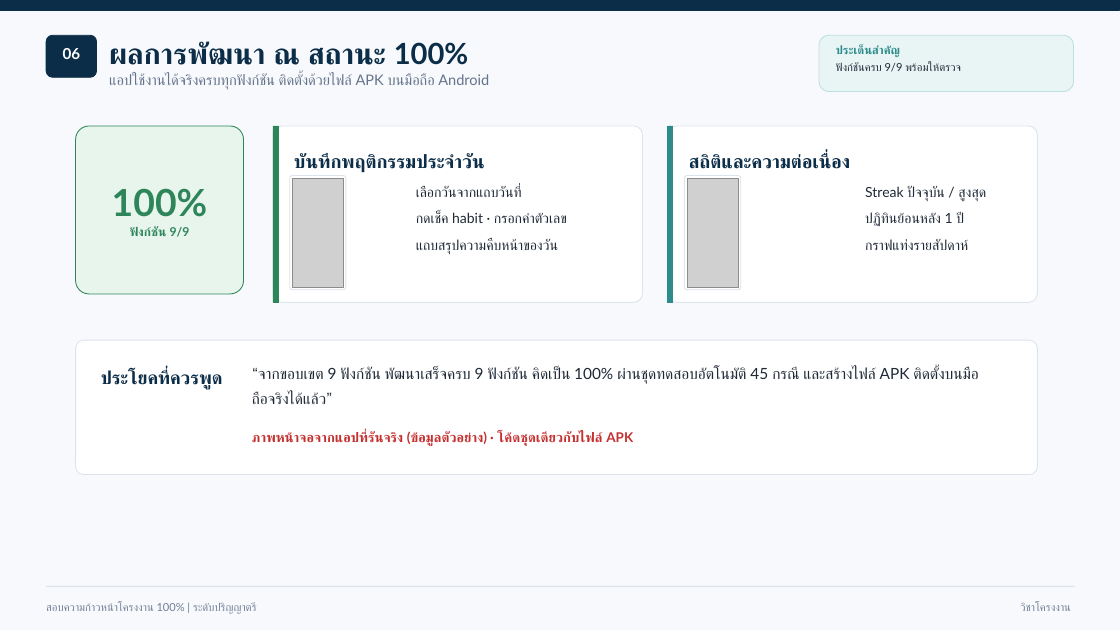
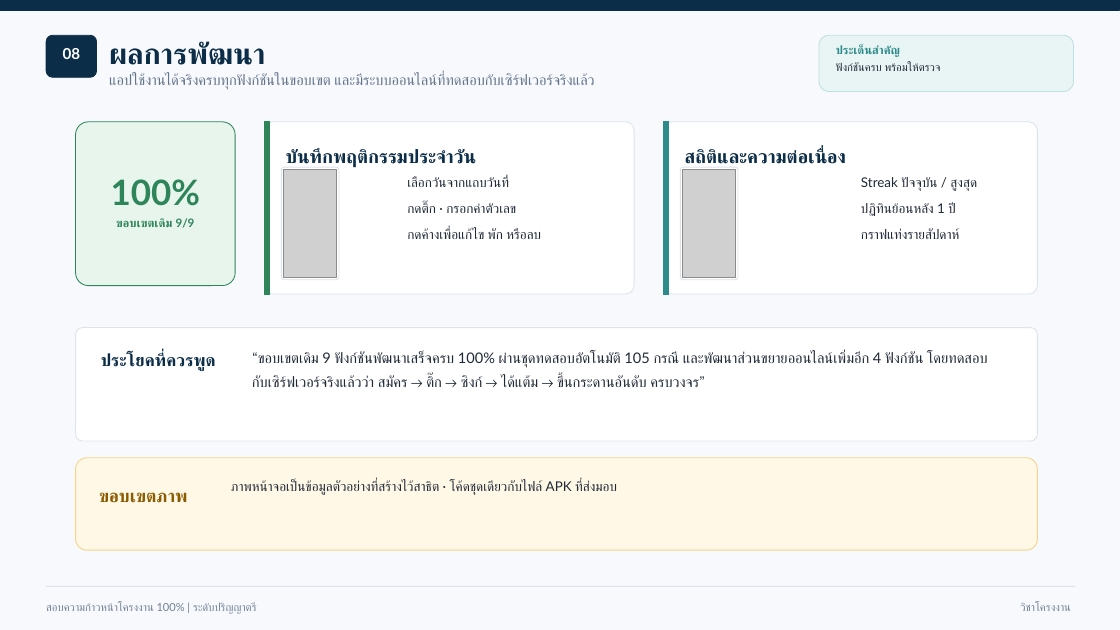
Before and after one commit to SuperMeteo/habit_tracker, a slide deck: slide 9 of docs/นำเสนอ100_HabitTracker.pptx (slide 7 before the commit). Drawn at 1120x630 pixels with LibreOffice and Linux fonts; fonts in the diff are those of the drawing; grey boxes stand for pictures. Boxes give left, top, right and bottom in pixels: in the first picture for what was removed or moved away, otherwise in the second. Text is boxed around its words. In the diff, an @@ line names an element or a change of style, - is before the commit and + after.

```diff
--- a/docs/นำเสนอ100_HabitTracker.pptx
+++ b/docs/นำเสนอ100_HabitTracker.pptx
@@ text at bbox=[63, 48, 81, 59]: text changed @@
-06
+08
@@ text at bbox=[109, 41, 265, 65]: text changed @@
-ผลการพัฒนา ณ สถานะ 100%
+ผลการพัฒนา
@@ text at bbox=[109, 73, 594, 90]: text changed @@
-แอปใช้งานได้จริงครบทุกฟังก์ชัน ติดตั้งด้วยไฟล์ APK บนมือถือ Android
+แอปใช้งานได้จริงครบทุกฟังก์ชันในขอบเขต และมีระบบออนไลน์ที่ทดสอบกับเซิร์ฟเวอร์จริงแล้ว
@@ text at bbox=[836, 63, 941, 71]: text changed @@
-ฟังก์ชันครบ 9/9 พร้อมให้ตรวจ
+ฟังก์ชันครบ พร้อมให้ตรวจ
@@ rounded rectangle: place and size @@
-rounded rectangle at bbox=[76, 126, 244, 294]
+rounded rectangle at bbox=[76, 122, 235, 286]
@@ rounded rectangle: place and size @@
-rounded rectangle at bbox=[273, 126, 643, 302]
+rounded rectangle at bbox=[265, 122, 634, 294]
@@ rectangle: place and size @@
-rectangle at bbox=[273, 126, 278, 302]
+rectangle at bbox=[265, 122, 270, 294]
@@ text "บันทึกพฤติกรรมประจำวัน": place and size @@
-text "บันทึกพฤติกรรมประจำวัน" at bbox=[294, 153, 485, 173]
+text "บันทึกพฤติกรรมประจำวัน" at bbox=[286, 149, 477, 168]
@@ rounded rectangle: place and size @@
-rounded rectangle at bbox=[668, 126, 1038, 302]
+rounded rectangle at bbox=[664, 122, 1038, 294]
@@ rectangle: place and size @@
-rectangle at bbox=[668, 126, 673, 302]
+rectangle at bbox=[664, 122, 669, 294]
@@ text "สถิติและความต่อเนื่อง": place and size @@
-text "สถิติและความต่อเนื่อง" at bbox=[689, 153, 850, 169]
+text "สถิติและความต่อเนื่อง" at bbox=[685, 149, 846, 164]
@@ text "100%": place and size @@
-text "100%" at bbox=[112, 188, 208, 217]
+text "100%" at bbox=[111, 179, 201, 206]
@@ text "100%" at bbox=[111, 179, 201, 206]: size 32 to 30 pt @@
@@ 1 rounded rectangle, 1 picture, 1 text: place and size @@
-1 rounded rectangle, 1 picture, 1 text at bbox=[290, 176, 567, 290]
+1 rounded rectangle, 1 picture, 1 text at bbox=[281, 167, 541, 280]
@@ text at bbox=[407, 177, 508, 187]: size 12 to 11.5 pt in "เลือกวันจากแถบวันที่" @@
@@ rounded rectangle: place and size @@
-rounded rectangle at bbox=[685, 176, 741, 290]
+rounded rectangle at bbox=[681, 167, 739, 280]
@@ picture: place and size @@
-picture at bbox=[687, 178, 739, 287]
+picture at bbox=[683, 170, 736, 277]
@@ text "Streak ปัจจุบัน / สูงสุด": place and size @@
-text "Streak ปัจจุบัน / สูงสุด" at bbox=[865, 186, 986, 250]
+text "Streak ปัจจุบัน / สูงสุด" at bbox=[861, 177, 977, 239]
@@ text "Streak ปัจจุบัน / สูงสุด" at bbox=[861, 177, 977, 239]: size 12 to 11.5 pt @@
@@ text at bbox=[407, 202, 541, 239]: text changed; size 12 to 11.5 pt @@
-กดเช็ค habit · กรอกค่าตัวเลข
-แถบสรุปความคืบหน้าของวัน
+กดติ๊ก · กรอกค่าตัวเลข
+กดค้างเพื่อแก้ไข พัก หรือลบ
@@ text at bbox=[116, 218, 195, 228]: text changed; size 10.5 to 10 pt @@
-ฟังก์ชัน 9/9
+ขอบเขตเดิม 9/9
@@ rounded rectangle: place and size @@
-rounded rectangle at bbox=[76, 340, 1038, 475]
+rounded rectangle at bbox=[76, 328, 1038, 441]
@@ text "ประโยคที่ควรพูด": place and size @@
-text "ประโยคที่ควรพูด" at bbox=[101, 370, 223, 390]
+text "ประโยคที่ควรพูด" at bbox=[101, 353, 216, 371]
@@ text "ประโยคที่ควรพูด" at bbox=[101, 353, 216, 371]: size 15.5 to 14.5 pt @@
@@ text at bbox=[252, 351, 923, 387]: text changed; size 13.2 to 12.5 pt @@
-“จากขอบเขต 9 ฟังก์ชัน พัฒนาเสร็จครบ 9 ฟังก์ชัน คิดเป็น 100% ผ่านชุดทดสอบอัตโนมัติ 45 กรณี และสร้างไฟล์ APK ติดตั้งบนมือถือจริงได้แล้ว”
+“ขอบเขตเดิม 9 ฟังก์ชันพัฒนาเสร็จครบ 100% ผ่านชุดทดสอบอัตโนมัติ 105 กรณี และพัฒนาส่วนขยายออนไลน์เพิ่มอีก 4 ฟังก์ชัน โดยทดสอบกับเซิร์ฟเวอร์จริงแล้วว่า สมัคร → ติ๊ก → ซิงก์ → ได้แต้ม → ขึ้นกระดานอันดับ ครบวงจร”
@@ rounded rectangle added at bbox=[76, 458, 1038, 550], fill #FFF8E6, outline #F3D38A 0.75 pt @@
@@ text added at bbox=[99, 492, 188, 503], 15 pt, text #8A5B00, bold @@
+ขอบเขตภาพ
@@ text at bbox=[231, 480, 617, 495]: text changed; text colour #C53030 to #1F2937; bold off @@
-ภาพหน้าจอจากแอปที่รันจริง (ข้อมูลตัวอย่าง) · โค้ดชุดเดียวกับไฟล์ APK
+ภาพหน้าจอเป็นข้อมูลตัวอย่างที่สร้างไว้สาธิต · โค้ดชุดเดียวกับไฟล์ APK ที่ส่งมอบ
```
Also in this commit, not shown: 13 other slides changed, 4 slides added, 2 slides removed, 9 other files.
